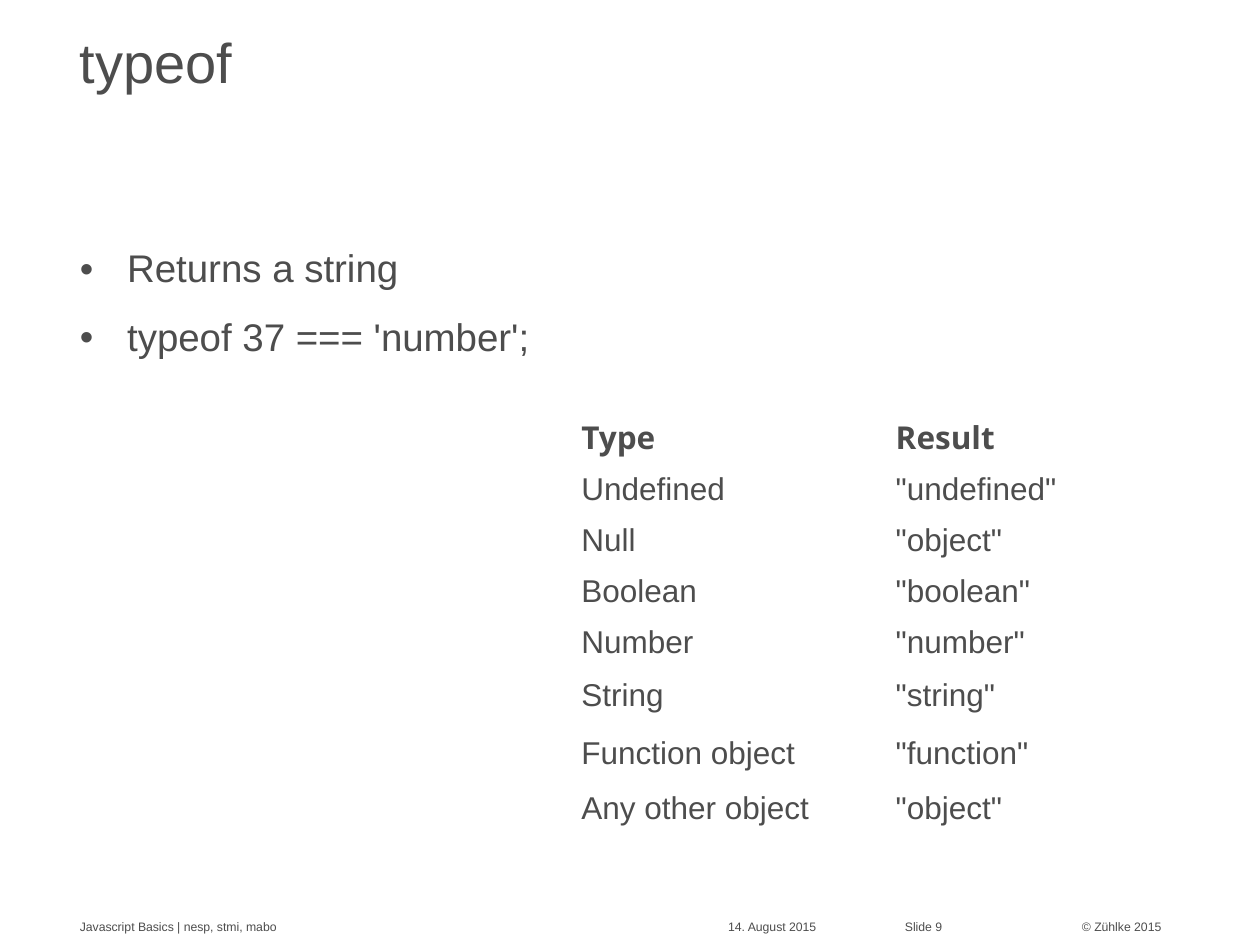
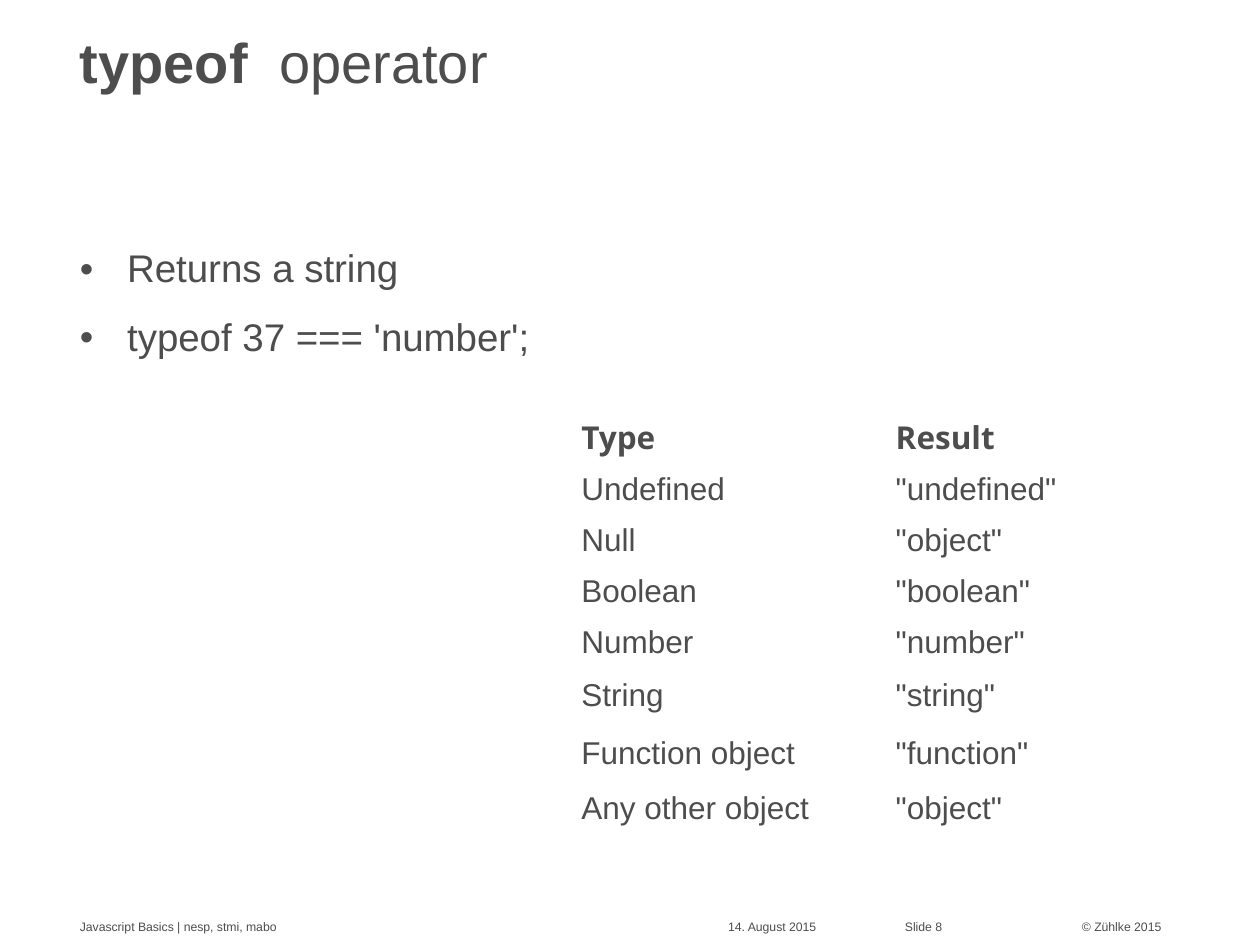
Before and after one commit to Zuehlke/security-onboarding, a slide deck: slide 8 of javascript_basics/Javascript Basics - basics.pptx (slide 9 before the commit). Drawn at 1260x945 pixels with LibreOffice and Linux fonts; fonts in the diff are those of the drawing. Boxes give left, top, right and bottom in pixels: in the first picture for what was removed or moved away, otherwise in the second. Text is boxed around its words. In the diff, an @@ line names an element or a change of style, - is before the commit and + after.

```diff
--- a/javascript_basics/Javascript Basics - basics.pptx
+++ b/javascript_basics/Javascript Basics - basics.pptx
@@ title at [80,42,488,93]: text changed @@
-typeof
+typeof operator
```
Also in this commit, not shown: 7 other slides changed, 1 slide added.
